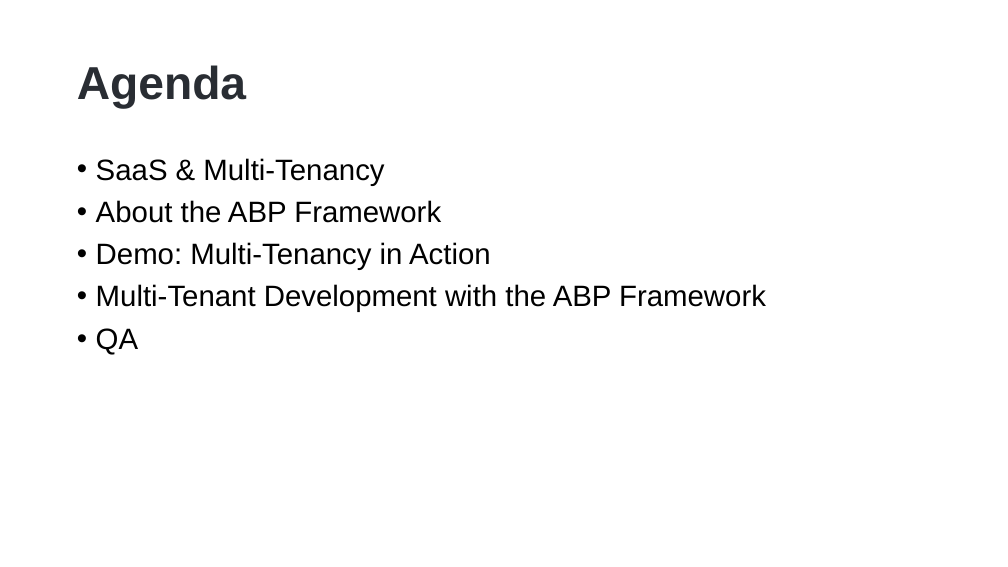
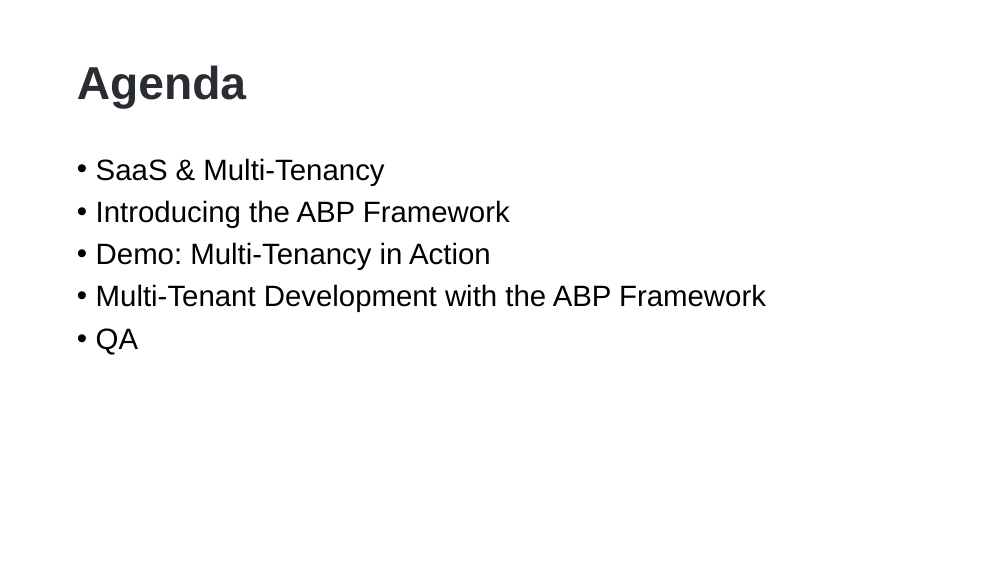
Before and after one commit to hikalkan/presentations, a slide deck: slide 2 of 2023-01-17 Dotnet Foundation Summit 2023/ABP Multi-Tenancy.pptx. Drawn at 1008x567 pixels with LibreOffice and Linux fonts; fonts in the diff are those of the drawing; background and template pictures are left out. Boxes give left, top, right and bottom in pixels: in the first picture for what was removed or moved away, otherwise in the second. Text is boxed around its words. In the diff, an @@ line names an element or a change of style, - is before the commit and + after.

```diff
--- a/2023-01-17 Dotnet Foundation Summit 2023/ABP Multi-Tenancy.pptx
+++ b/2023-01-17 Dotnet Foundation Summit 2023/ABP Multi-Tenancy.pptx
@@ text at (x1=96, y1=200, x2=510, y2=228): text changed @@
-• About the ABP Framework
+• Introducing the ABP Framework
```
Also in this commit, not shown: 1 other slide changed.
